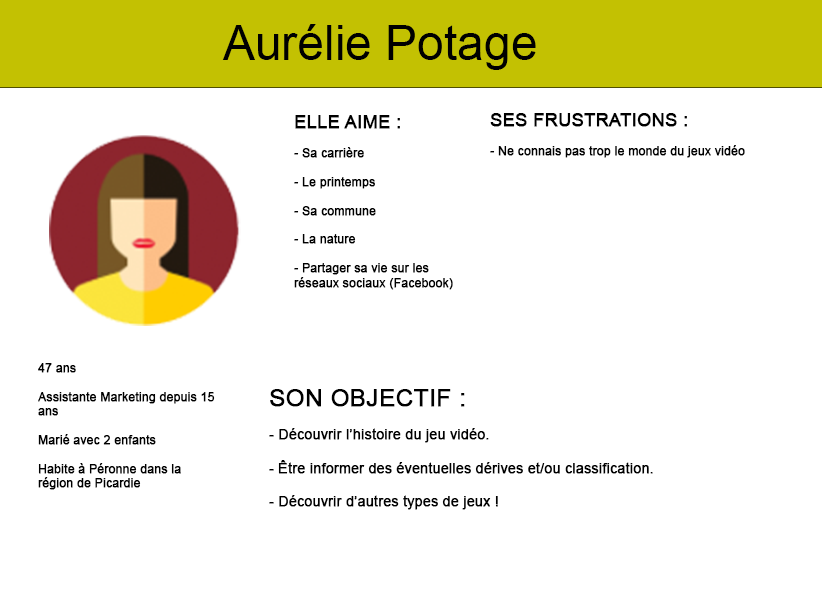
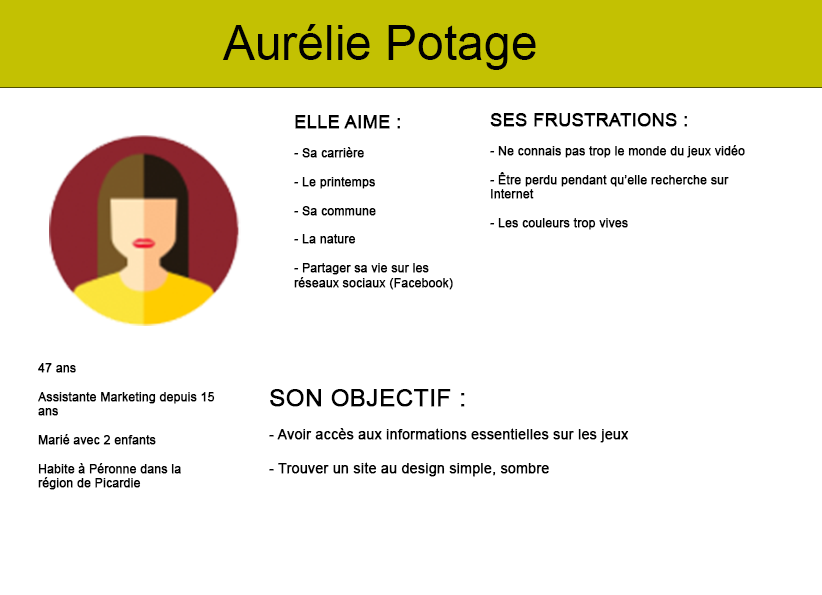
Layered file, before and after one edit (822px x 595px). Changes by layer:
renamed "SON OBJECTIF : - Découvrir l’histoire du jeu vidéo. - Être in" to "SON OBJECTIF : - Avoir accès aux informations essentielles sur", painted on it over [269, 428, 653, 510]
painted on "SES FRUSTRATIONS : - Ne connais pas trop le monde du jeux vidé" over [490, 172, 729, 230]
